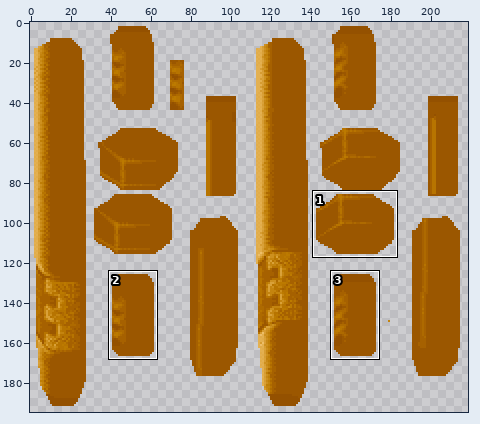
Two versions of one sprite sheet, qw/textures/models/g_rock_0.png. The picture above shows the old version from afar; the outline marks the close-up.
Close-up. The starting point:
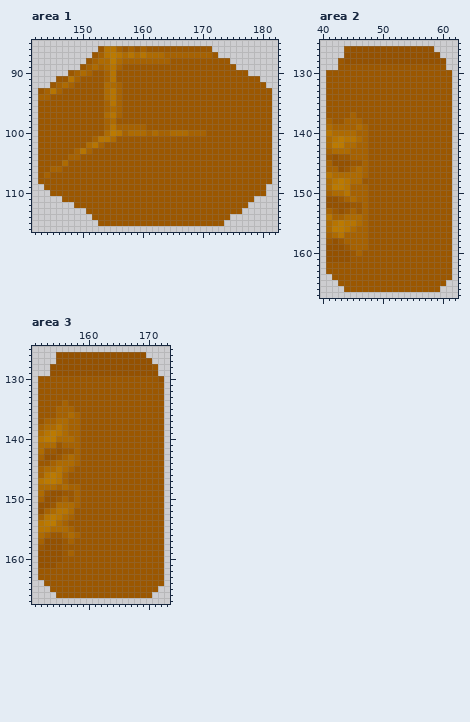
The file is 224x195 pixels. Colours within 5 levels of each other are drawn and written as one. Shown: area 1: x 142..182, y 85..116; area 2: x 40..62, y 125..167; area 3: x 151..173, y 125..167. The wide view leaves out empty margins. The commit also changed other parts of the picture, which this record leaves out.
After the commit:
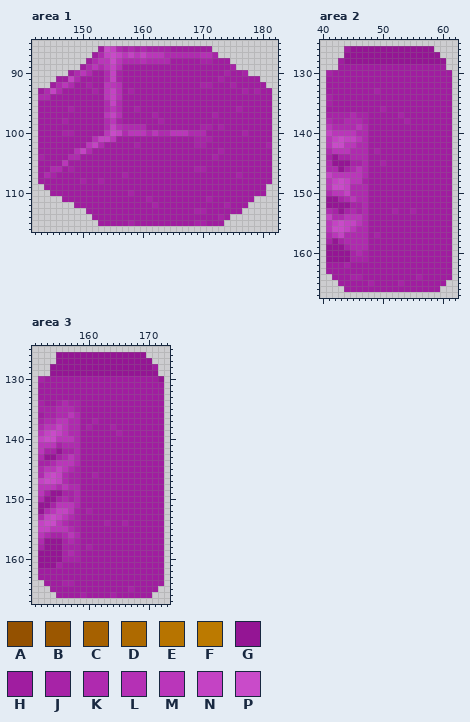
Palette (. is transparent): A #945100  B #9b5700  C #a66100  D #ae6a00  E #b77400  F #bc7a00  G #941594  H #a01da0  J #a723a7  K #af2aaf  L #b530b5  M #ba36ba  N #c443c4  P #c94bc9
Change:
Changed rows in their new state; - is an unchanged pixel.
Area 1:
first column x 143:
 86 ----------HPNKJKJKJJJJHHHHHHH----------
 87 ---------HKNPNMNMNMMMKKKKKKLLJ---------
 88 --------HKMMPMKKKLKKKKHHHHHJJHHH-------
 89 -------HKMKMNLHHHHHHHHHHHHHHHHHHJ------
 90 -----HKMKHHKNJHHHHHHHHHHHHHHHHHJHHJ----
 91 ---HHNKHHHHKNJHHHHHHHHHHHHHHHHJHHHHHH--
 92 --HKMKHHJHHMMLHHHHHHHHHHHHHJJHHHJHHHHH-
 93 HKNKHHHHHJHMNLHJHHHHHHHHHHHHHHHHHHJHJHH
 94 KKHHHHHHHHHMNLHHHHHHHHHHHHHHHHHHHHHHHHH
 95 HHHHHHHHHHHKNKHHHHHHHHHHHHHHHHHHHHHHHHH
 96 HHHHHJHHHHHKMKHHJHHHHHHHHHHHHHHHHJHHHHH
 97 HHHHHHHHHHHMNLHHHHHJHHHHHHHHHJHHHHHHHHH
 98 HHHHJHHHHHHKMJHHHHHHJHHHHHHHHHHHHHHHHHH
 99 HHHHHHHHHHHKNLKKKKHHHHHHHHHJJHJHHHHHHHH
100 HHHHJJHHHHHMPNKMMMKMKKMMMKKKHHHHHHJHHHH
101 HHHHHHHHHLNNMHHHHHHHHHHHHHJJJHHHHHHHHHH
102 HHHHHHHHMNKHHHHHJHHHHHHHHHJJHHHHHHHHHHJ
103 HHHHHHLNKHHHHHHHHHHHHHHHHHHHHHJHHHHHHHH
104 JHHHHKKHHHHHHHHHHHHHHHHHHHHHHJHHHHHHHHH
105 HHHHMHHHHHHHHHHHHHHHHHHHHHHHHHHHHHHHHHH
106 HHKKHJHHHHHHHHHHHHHHHHHHHHJJHHHHHHHHHHH
107 HKJHHHHHHHHHHHJHHHHHHHHHHHHHHHHHHJHHHHH
108 HHHHHHHJHHJHHHHHHHHHHHHHHHHHHHHHHHHHHHH
109 -HHHHHHHHHHHHHHHHHHHHHHHHHHHHHHHHHHHHH-
110 --HHHHHHHHHHHHHJHHHHHHHHHHHHHHHHHHHHHH-
111 ----HHHHHHHHHHHHHHJHHHHHHHHHJHHHHHHH---
112 ------HHHHHHHHHHHHHJHHHHHHHHHHHJHHH----
113 --------HHHHHHHHHHHHHHHHHHJJHHHHHH-----
114 ---------HHHHHHHHHHHHHHHHHHHHHJH-------
115 ----------HHHHHJHHHHHHHHHHJJHHH--------
Area 2:
first column x 41:
126 ---HGGGGGGGGGGGGGG---
127 ---GGGGGGGGGGGGGGGG--
128 --HGGGGGGGGGGGGGGGGG-
129 --HHHHHHHHHHHHHHHHHH-
130 JHHHHHHHHHHHHHHHHHHHH
131 HHHHHHHHHHHHHHHHHHHHH
132 HHHHHHHHHHHHHHHHHHHHH
133 HHHHHHHHJHHHHHHHHHHHH
134 JHHHHHHHHHHHHHHHHHHHH
135 JHHHHHHHHHHHHHHHHHHHH
136 HHHHHHHHHJHHHHHHHHHHH
137 JJJJKJJHHHHHJHHHHHHHH
138 KJJKKKJHHHHHHJHHHHHHH
139 MKKKKMKHHHHHHHHHHHHHH
140 NMMMMKKHHHHHHHHHHHHHH
141 MNPNNMKHHHHHHHHHHHHHH
142 MPPMMKKHHHHHHHHHHHHHH
143 KMMMKKKHJHHHHHHHHHHHH
144 JGJJKKKHHHHHHHHHHHHHH
145 KGGGJJKHHJHHHHHHHHHHH
146 KKGJKMKHHHHHHHHHHHHHH
147 NMMMMMKHHHHHHHHHHHHHH
148 MNPNMMJHHHHHHHHHHHHHH
149 MPPNKKKHHHHHHHHHHHHHH
150 KMMNKKKHHHHHHHHHHHHHH
151 GGJKMKKHHHHHHHHHHHHHH
152 GGGGJJKHHHHHHHHHHHHHH
153 KJGJKJKHHHHJHHJHHHHHH
154 NKKMMMKHHHHHHHHHHHHHH
155 MNPNNMKHHHHHHHHHHHHHH
156 MPPNMKKHHHHHHHHHHHHHH
157 KMNKKKKHJHHHHHHHHHHHH
158 JGJKKKKHHHHHHHHHHHHHH
159 GGGJKKKHHHHHHHHHHHHHH
160 GGGGJKJHHHHHHHHHHHHHH
161 GGGGJJJHHHHHHHHHHHHHH
162 HHHJHHHHHHHHHHHHHHHHH
163 HHHHHHHHHHHHHHHHHHHHH
164 -HHHJJHHHHHHHHHJHHHHH
165 --HHHHHJHHHHJHHHHHHH-
166 ---HHHHHHHHHHHHHHHH--
Area 3:
first column x 152:
126 ---GGGGGGGGGGGGGGG---
127 ---GGGGGGGGGGGGGGGG--
128 --GGGGGGGGGGGGGGGGGH-
129 --GGGGGGGGGGGGGGGGGG-
130 JHHHHHHHHHHHHHHHHHHHG
131 HHHHHHHHHHHHHHHHHHHHH
132 HHHHHHHHHHHHHHHHHHHHH
133 HHHHHHHHHHHHHHHHHHHHH
134 JHHJKJJHHHHHHHHHHHHHH
135 JJJKKKJHHHHHHHHHHHHHH
136 HJJKKMKHHHHHHHHHHHHHH
137 JKKMMKKHHJHHHHHHHHHHH
138 KMMNMKKHJHHHJHHHHHHHH
139 MNPNMKKHHHHHHJHHHHHHH
140 NPPMMMKHHHHHHHHHHHHHH
141 MMMJKKKHHHHHHHHHHHHHH
142 MJJGJJKHHHHHHHHHHHHHH
143 KGGJKMKHHHHHHHHHHHHHH
144 JJKMMMKHHHHHHHHHHHHHH
145 KMMNMKJHHHHHHHHHHHHHH
146 KNPNKJJHHJHHHHHHHHHHH
147 NPPNKJJHHHHHHHHHHHHHH
148 MMMKMKKHHHHHHHHHHHHHH
149 MJGGJJKHHHHHHHHHHHHHH
150 KGGJKJKHHHHHHHHHHHHHH
151 GGJMMMKHHHHHHHHHHHHHH
152 GKMNNMJHJHHHHHHHHHHHH
153 KNPNMKJHHHHHHHHHHHHHH
154 NPPMKJJHHHHJHHJHHHHHH
155 NNMMMKJHHHHHHHHHHHHHH
156 MKJJKMKHHHHHHHHHHHHHH
157 KGGGJKJHHHHHHHHHHHHHH
158 JGGGJJJHJHHHHHHHHHHHH
159 GGGGJKJHHHHHHHHHHHHHH
160 GGGGJJJHHHHHHHHHHHHHH
161 GGGJHHHHHHHHHHHHHHHHH
162 HHHHHHHHHHHHHHHHHHHHH
163 HHHHHHHHHHHHHHHHHHHHH
164 -HHHJJHHHHHHHHHHHHHHH
165 --HHHHHHHHHHHHHJHHHH-
166 ---HHHHJHHHHJHHHHHH--
Pixel boxes of the changes (left, top, right, bottom) in both close-ups:
changed: (38, 46, 272, 226)
changed: (326, 46, 452, 292)
changed: (38, 352, 164, 598)
